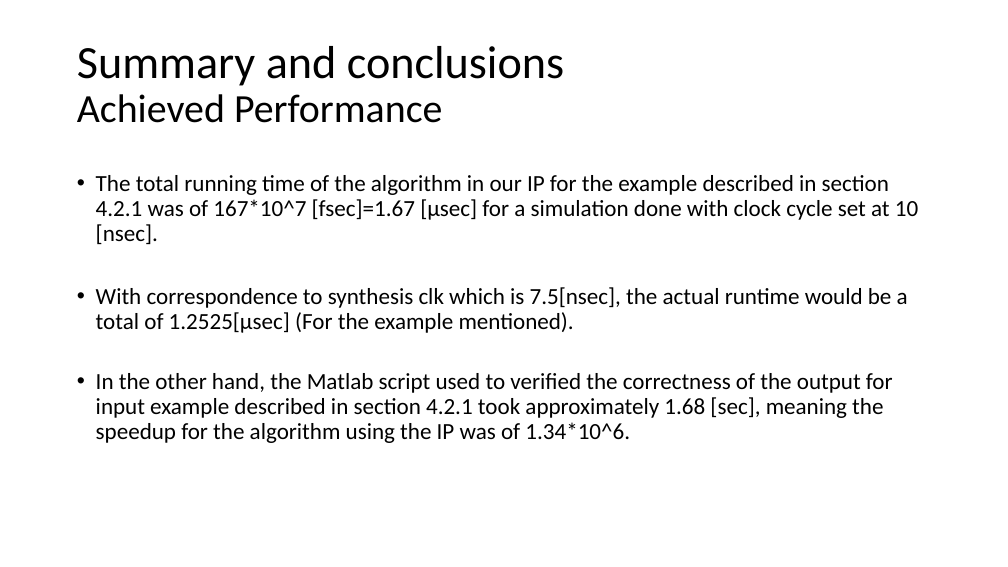
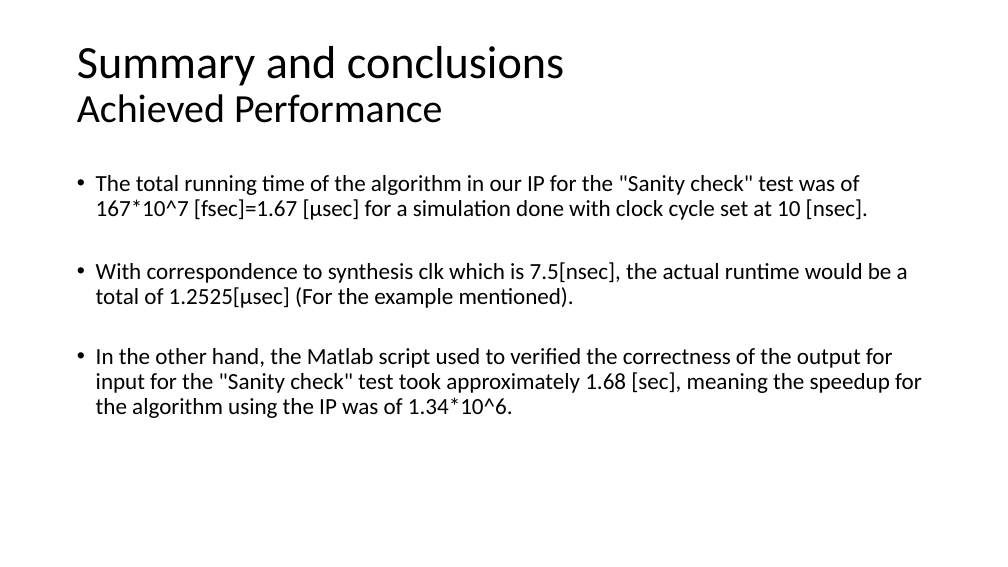
Before and after one commit to liotahuf/project_k_means, a slide deck: slide 39 of Final presentation_v3.pptx. Drawn at 1008x567 pixels with LibreOffice and Linux fonts; fonts in the diff are those of the drawing. Boxes give left, top, right and bottom in pixels: in the first picture for what was removed or moved away, otherwise in the second. Text is boxed around its words. In the diff, an @@ line names an element or a change of style, - is before the commit and + after.

Commit message:
little changes to final ppt 3

```diff
--- a/Final presentation_v3.pptx
+++ b/Final presentation_v3.pptx
@@ text at [96, 175, 868, 220]: text changed @@
-• The total running time of the algorithm in our IP for the example described in section 4.2.1 was of 167*10^7 [fsec]=1.67 [μsec] for a simulation done with clock cycle set at 10 [nsec].
+• The total running time of the algorithm in our IP for the "Sanity check" test was of 167*10^7 [fsec]=1.67 [μsec] for a simulation done with clock cycle set at 10 [nsec].
@@ text at [96, 348, 922, 418]: text changed @@
-• In the other hand, the Matlab script used to verified the correctness of the output for input example described in section 4.2.1 took approximately 1.68 [sec], meaning the speedup for the algorithm using the IP was of 1.34*10^6.
+• In the other hand, the Matlab script used to verified the correctness of the output for input for the "Sanity check" test took approximately 1.68 [sec], meaning the speedup for the algorithm using the IP was of 1.34*10^6.
```
Also in this commit, not shown: 4 other slides changed.
